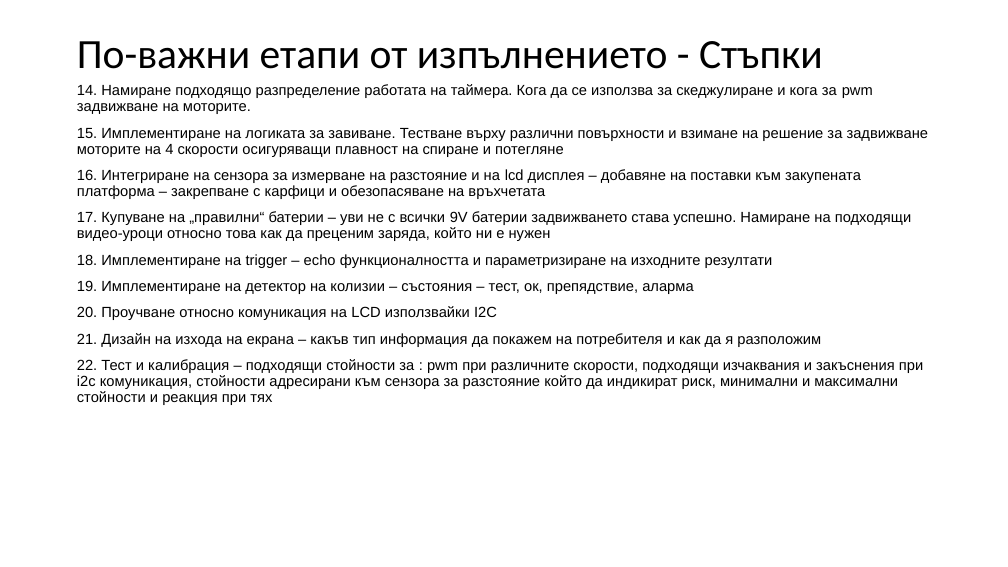
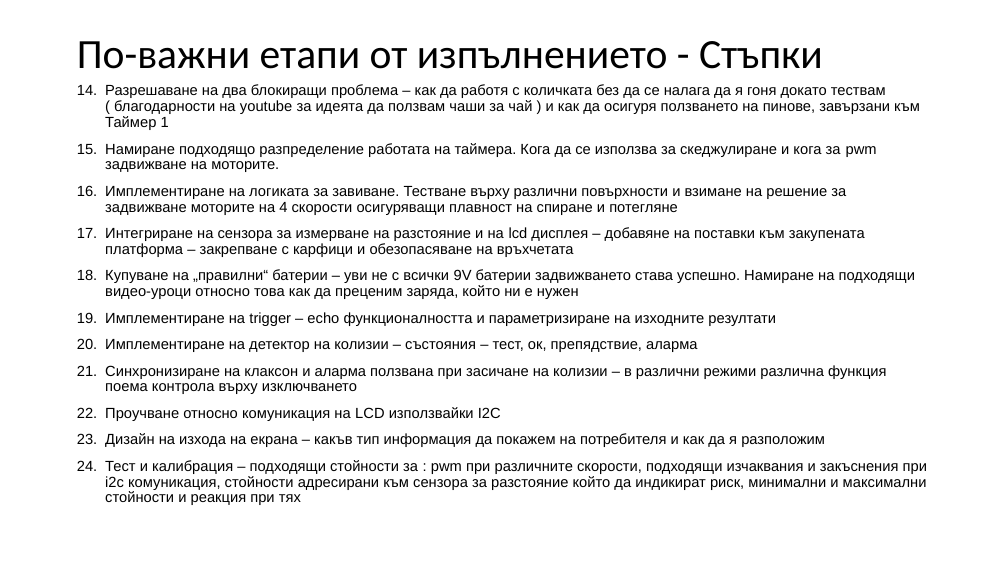
Before and after one commit to PavelKanazirev/arduino, a slide deck: slide 7 of docs/Presentation/ProjectKosmatko.pptx (slide 6 before the commit). Drawn at 1008x567 pixels with LibreOffice and Linux fonts; fonts in the diff are those of the drawing. Boxes give left, top, right and bottom in pixels: in the first picture for what was removed or moved away, otherwise in the second. Text is boxed around its words. In the diff, an @@ line names an element or a change of style, - is before the commit and + after.

```diff
--- a/docs/Presentation/ProjectKosmatko.pptx
+++ b/docs/Presentation/ProjectKosmatko.pptx
@@ text at (x1=105, y1=84, x2=927, y2=505): text changed @@
-14. Намиране подходящо разпределение работата на таймера. Кога да се използва за скеджулиране и кога за pwm задвижване на моторите.
-15. Имплементиране на логиката за завиване. Тестване върху различни повърхности и взимане на решение за задвижване моторите на 4 скорости осигуряващи плавност на спиране и потегляне
-16. Интегриране на сензора за измерване на разстояние и на lcd дисплея – добавяне на поставки към закупената платформа – закрепване с карфици и обезопасяване на връхчетата
-17. Купуване на „правилни“ батерии – уви не с всички 9V батерии задвижването става успешно. Намиране на подходящи видео-уроци относно това как да преценим заряда, който ни е нужен
-18. Имплементиране на trigger – echo функционалността и параметризиране на изходните резултати
-19. Имплементиране на детектор на колизии – състояния – тест, ок, препядствие, аларма
-20. Проучване относно комуникация на LCD използвайки I2C
-21. Дизайн на изхода на екрана – какъв тип информация да покажем на потребителя и как да я разположим
-22. Тест и калибрация – подходящи стойности за : pwm при различните скорости, подходящи изчаквания и закъснения при i2c комуникация, стойности адресирани към сензора за разстояние който да индикират риск, минимални и максимални стойности и реакция при тях
+14. Разрешаване на два блокиращи проблема – как да работя с количката без да се налага да я гоня докато тествам ( благодарности на youtube за идеята да ползвам чаши за чай ) и как да осигуря ползването на пинове, завързани към Таймер 1
+15. Намиране подходящо разпределение работата на таймера. Кога да се използва за скеджулиране и кога за pwm задвижване на моторите.
+16. Имплементиране на логиката за завиване. Тестване върху различни повърхности и взимане на решение за задвижване моторите на 4 скорости осигуряващи плавност на спиране и потегляне
+17. Интегриране на сензора за измерване на разстояние и на lcd дисплея – добавяне на поставки към закупената платформа – закрепване с карфици и обезопасяване на връхчетата
+18. Купуване на „правилни“ батерии – уви не с всички 9V батерии задвижването става успешно. Намиране на подходящи видео-уроци относно това как да преценим заряда, който ни е нужен
+19. Имплементиране на trigger – echo функционалността и параметризиране на изходните резултати
+20. Имплементиране на детектор на колизии – състояния – тест, ок, препядствие, аларма
+21. Синхронизиране на клаксон и аларма ползвана при засичане на колизии – в различни режими различна функция поема контрола върху изключването
+22. Проучване относно комуникация на LCD използвайки I2C
+23. Дизайн на изхода на екрана – какъв тип информация да покажем на потребителя и как да я разположим
+24. Тест и калибрация – подходящи стойности за : pwm при различните скорости, подходящи изчаквания и закъснения при i2c комуникация, стойности адресирани към сензора за разстояние който да индикират риск, минимални и максимални стойности и реакция при тях
```
Also in this commit, not shown: 3 other slides changed, 1 slide added, 1 slide removed.
